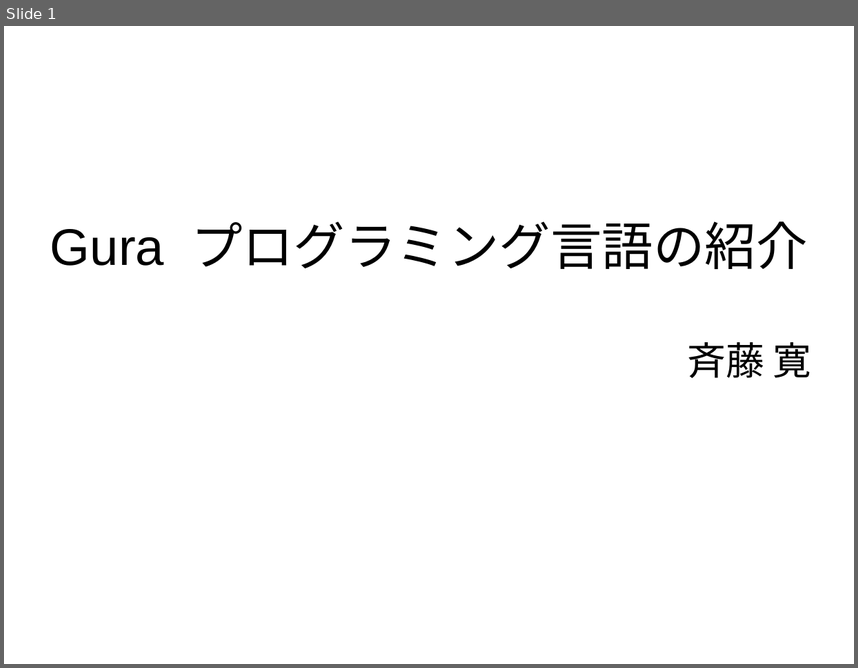
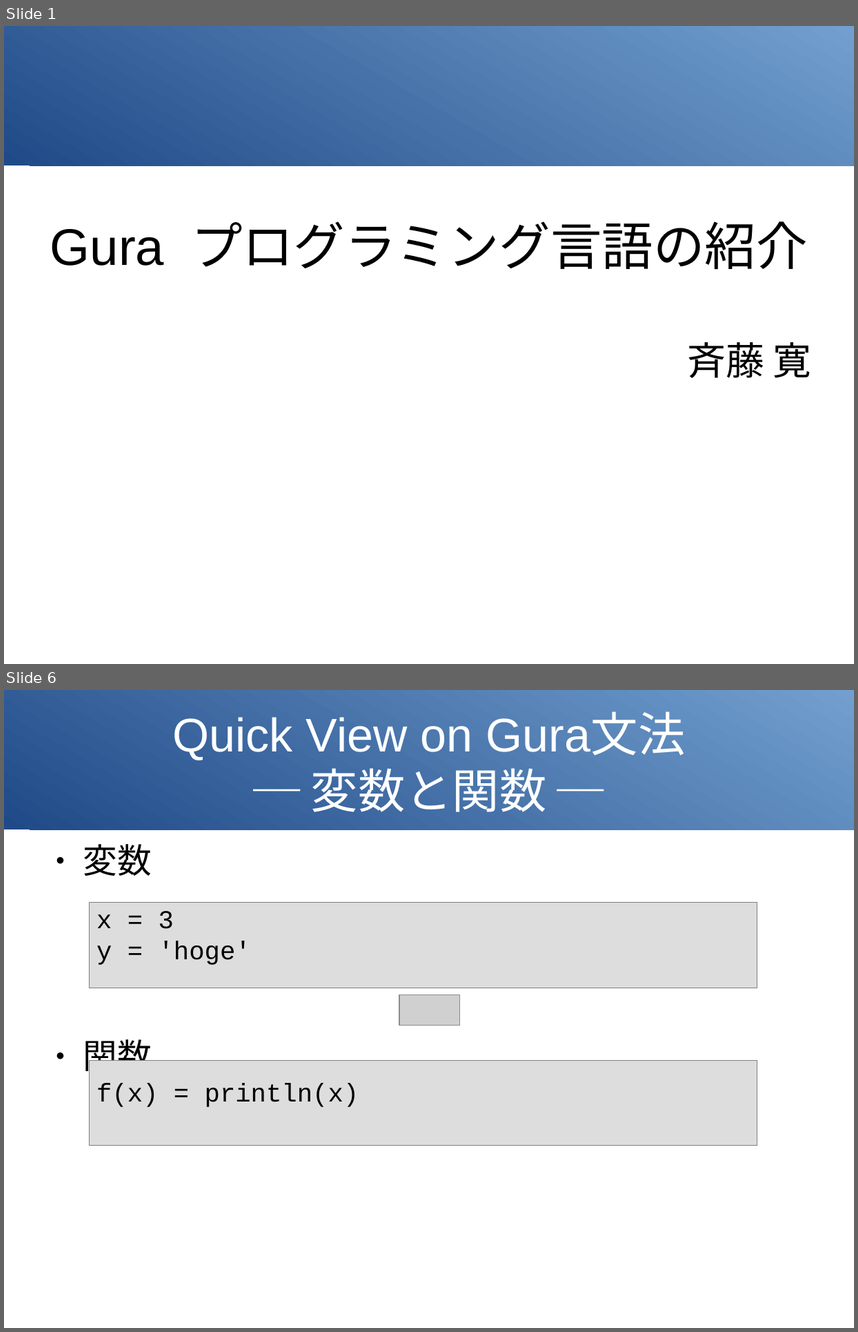
Before and after one commit to gura-lang/gura-doc, a slide deck: presentation/gura-intro.odp. Shown one above the other, each under a label of ours: slide 1 before the commit, slides 1 and 6 after it; the slides between them are not shown. The pictures are 858x668 and 858x1332 pixels, drawn with LibreOffice and Linux fonts; fonts in the diff are those of the drawing; grey boxes stand for pictures; background and template pictures are left out. Boxes give left, top, right and bottom in pixels: in the first picture for what was removed or moved away, otherwise in the second. Text is boxed around its words. In the diff, an @@ line names an element or a change of style, - is before the commit and + after.

```diff
--- a/presentation/gura-intro.odp
+++ b/presentation/gura-intro.odp
@@ slide 6 added at (x1=4, y1=690, x2=854, y2=1328), background #FFFFFF; not listed: 1 template element that a slide beside it also shows @@
@@ title added at (x1=172, y1=713, x2=685, y2=812), 44 pt, text #FFFFFF @@
+Quick View on Gura文法
+─ 変数と関数 ─
@@ text added at (x1=83, y1=844, x2=151, y2=1077), 32 pt, text #000000 @@
+● 変数
+● 関数
@@ rectangle added at (x1=89, y1=903, x2=757, y2=988), fill #DDDDDD, outline #808080 0 pt, 24 pt, text #000000 @@
+x = 3
+y = 'hoge'
@@ picture added at (x1=400, y1=995, x2=461, y2=1025) @@
@@ rectangle added at (x1=89, y1=1061, x2=757, y2=1145), fill #DDDDDD, outline #808080 0 pt, 24 pt, text #000000 @@
+f(x) = println(x)
@@ slide 1 changed as well @@
@@ rectangle added at (x1=4, y1=26, x2=854, y2=165), fill gradient #204A87 to #729FCF @@
```
Also in this commit, not shown: 13 other slides added, 2 slides removed.
